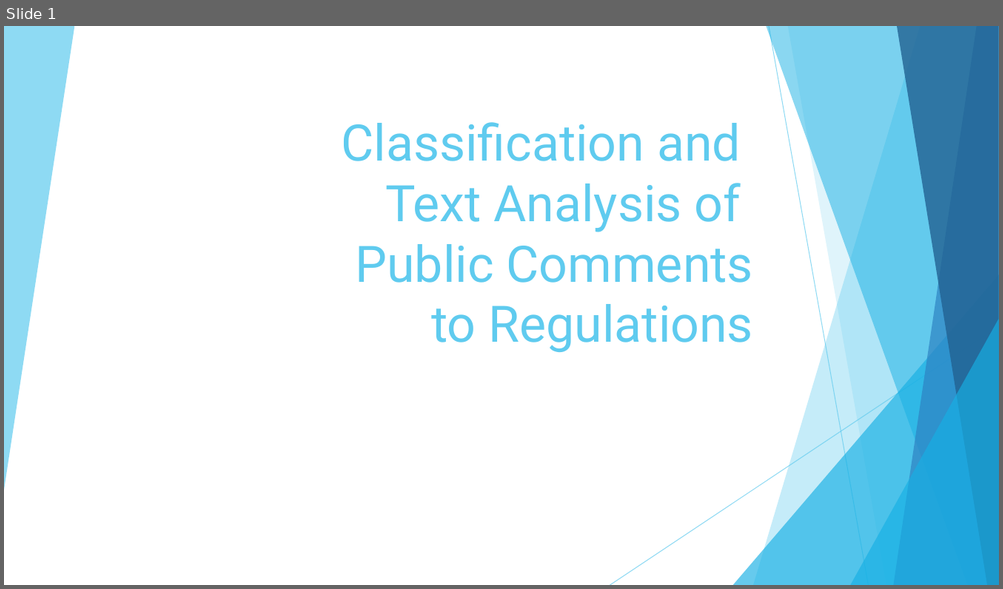
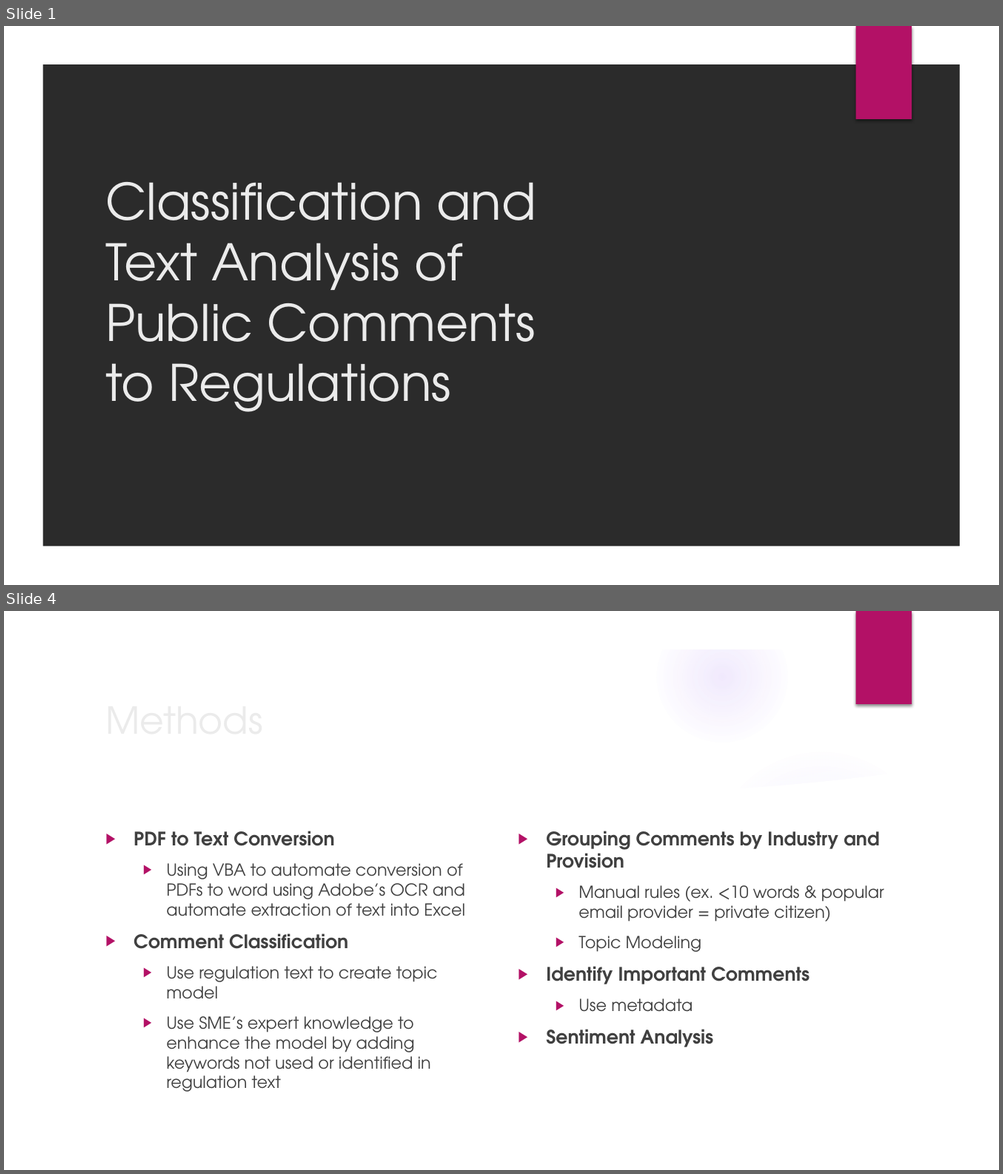
Before and after one commit to HHS/capstone.arthur.pignotti, a slide deck: Capstone - Midway.pptx. Shown one above the other, each under a label of ours: slide 1 before the commit, slides 1 and 4 after it; the slides between them are not shown. The pictures are 1003x589 and 1003x1174 pixels, drawn with LibreOffice and Linux fonts; fonts in the diff are those of the drawing; background and template pictures are left out; a plain dark background stands for a picture behind light text. Boxes give left, top, right and bottom in pixels: in the first picture for what was removed or moved away, otherwise in the second. Text is boxed around its words. In the diff, an @@ line names an element or a change of style, - is before the commit and + after.

```diff
--- a/Capstone - Midway.pptx
+++ b/Capstone - Midway.pptx
@@ slide 4 added at [4,611,999,1170], background picture (left out); not listed: 2 template elements that a slide beside it also shows @@
@@ title added at [98,690,813,748], 36 pt, text #EBEBEB @@
+Methods
@@ group added at [4,612,967,1170]: 5 ellipses, 2 freeform shapes @@
@@ text added at [134,831,465,1092], 16 pt, text #404040 @@
+▶ PDF to Text Conversion
+  ▶ Using VBA to automate conversion of PDFs to word using Adobe’s OCR and automate extraction of text into Excel
+▶ Comment Classification
+  ▶ Use regulation text to create topic model
+  ▶ Use SME’s expert knowledge to enhance the model by adding keywords not used or identified in regulation text
@@ text added at [546,831,884,1048], 16 pt, text #404040 @@
+▶ Grouping Comments by Industry and Provision
+  ▶ Manual rules (ex. <10 words & popular email provider = private citizen)
+  ▶ Topic Modeling
+▶ Identify Important Comments
+  ▶ Use metadata
+▶ Sentiment Analysis
@@ slide 1 changed as well @@
@@ background #FFFFFF to picture (left out) @@
@@ freeform shape added at [4,26,999,585], fill #FFFFFF @@
@@ rectangle added at [855,26,911,119], fill #B31166 @@
@@ title "Classification and Text Analysis of ...": place and size @@
-title "Classification and Text Analysis of ..." at [341,122,753,352]
+title "Classification and Text Analysis of ..." at [105,182,536,412]
@@ title "Classification and Text Analysis of ..." at [105,182,536,412]: font Roboto to TeX Gyre Adventor, text colour #5FCBEF to #EBEBEB; alignment right to left @@
@@ group removed at [4,26,999,585]: 6 freeform shapes, 2 lines, 2 triangles @@
```
Also in this commit, not shown: 2 other slides changed, 2 other slides added, 1 slide removed, 3 other files.
